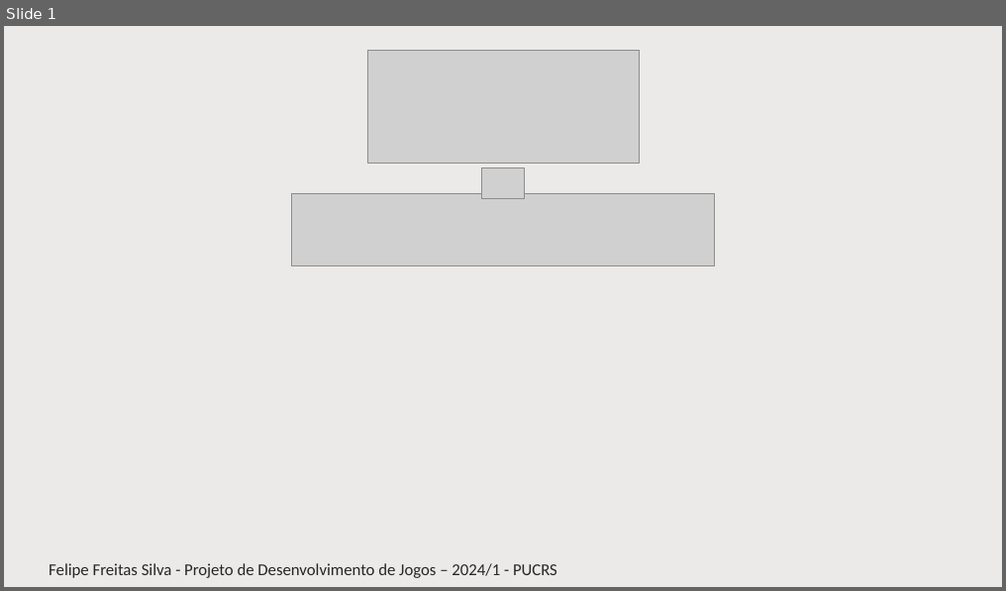
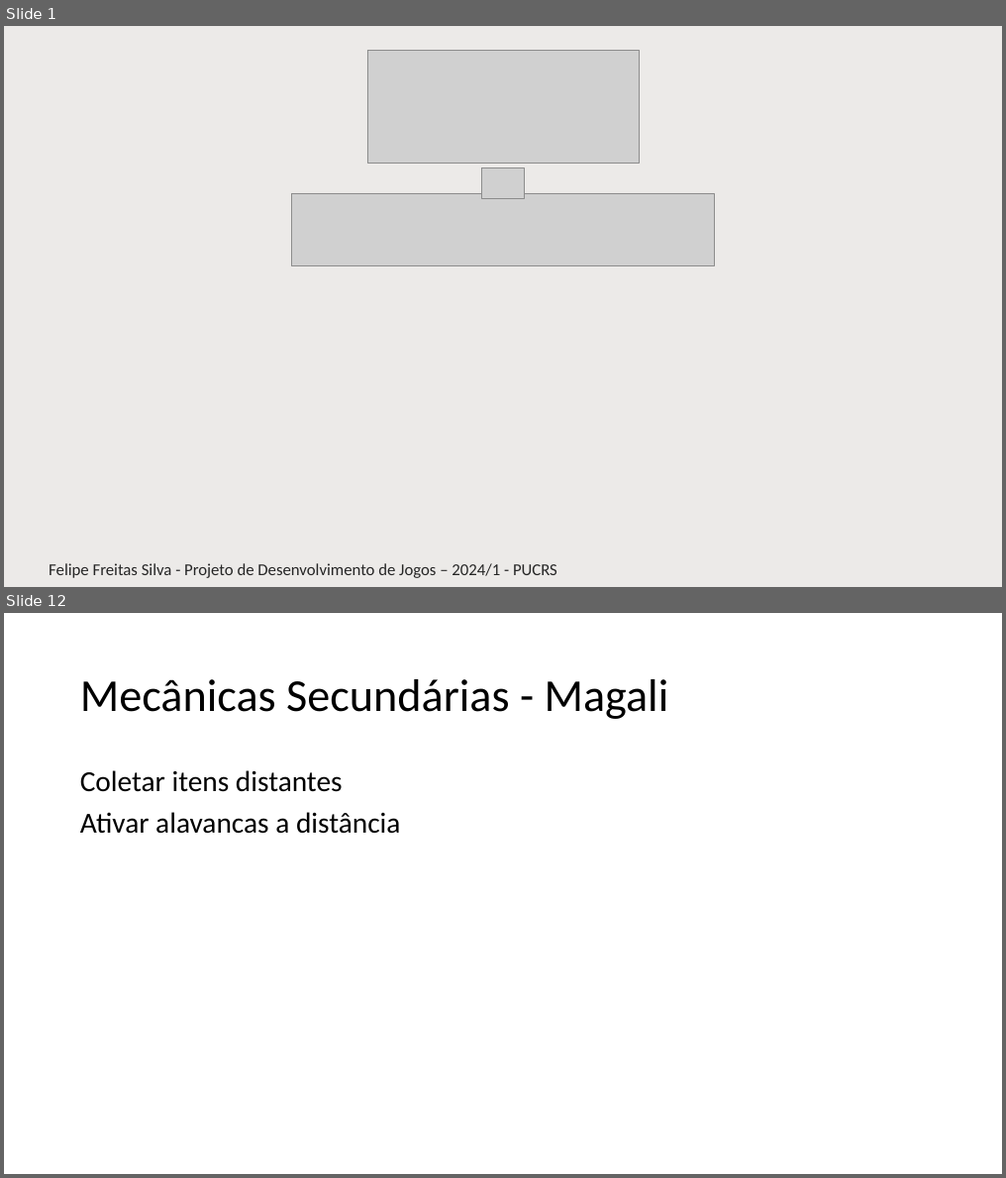
Before and after one commit to EngenhariaSoftwarePUCRS/Projeto_de_Desenvolvimento_de_Jogos, a slide deck: Trabalho/Parte1_Pitch/Pitch__Fuga_dos_Pets__Felipe_Freitas_Silva.pptx. Shown one above the other, each under a label of ours: slide 1 before the commit, slides 1 and 12 after it; the slides between them are not shown. The pictures are 1006x591 and 1006x1178 pixels, drawn with LibreOffice and Linux fonts; fonts in the diff are those of the drawing; grey boxes stand for pictures; background and template pictures are left out. Boxes give left, top, right and bottom in pixels: in the first picture for what was removed or moved away, otherwise in the second. Text is boxed around its words. In the diff, an @@ line names an element or a change of style, - is before the commit and + after.

```diff
--- a/Trabalho/Parte1_Pitch/Pitch__Fuga_dos_Pets__Felipe_Freitas_Silva.pptx
+++ b/Trabalho/Parte1_Pitch/Pitch__Fuga_dos_Pets__Felipe_Freitas_Silva.pptx
@@ slide 12 added at [4, 613, 1002, 1174], background #FFFFFF @@
@@ title added at [80, 679, 669, 719], 44 pt, text #000000 @@
+Mecânicas Secundárias - Magali
@@ text added at [80, 770, 401, 834], 28 pt, text #000000 @@
+Coletar itens distantes
+Ativar alavancas a distância
```
Also in this commit, not shown: 18 other slides added.
